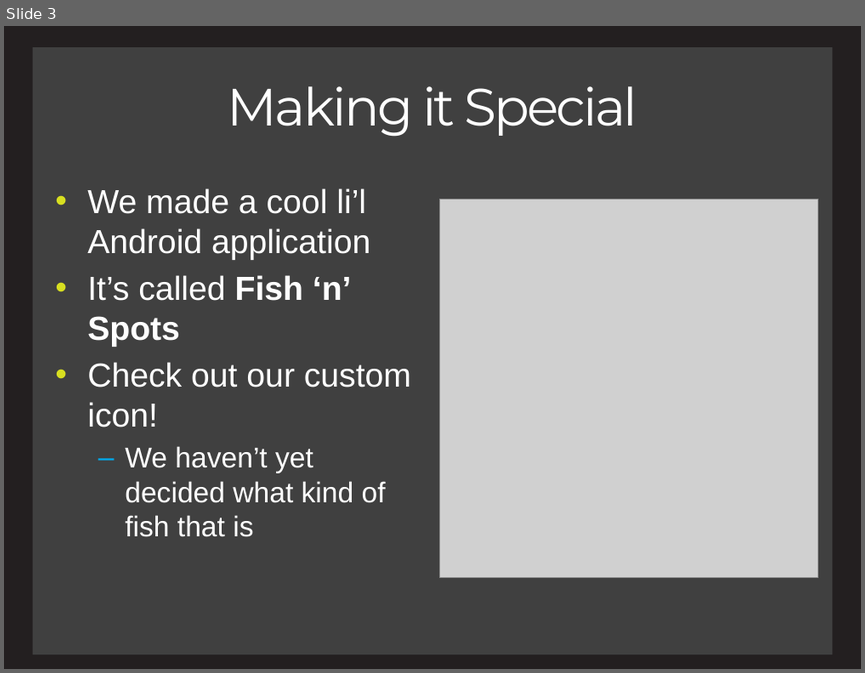
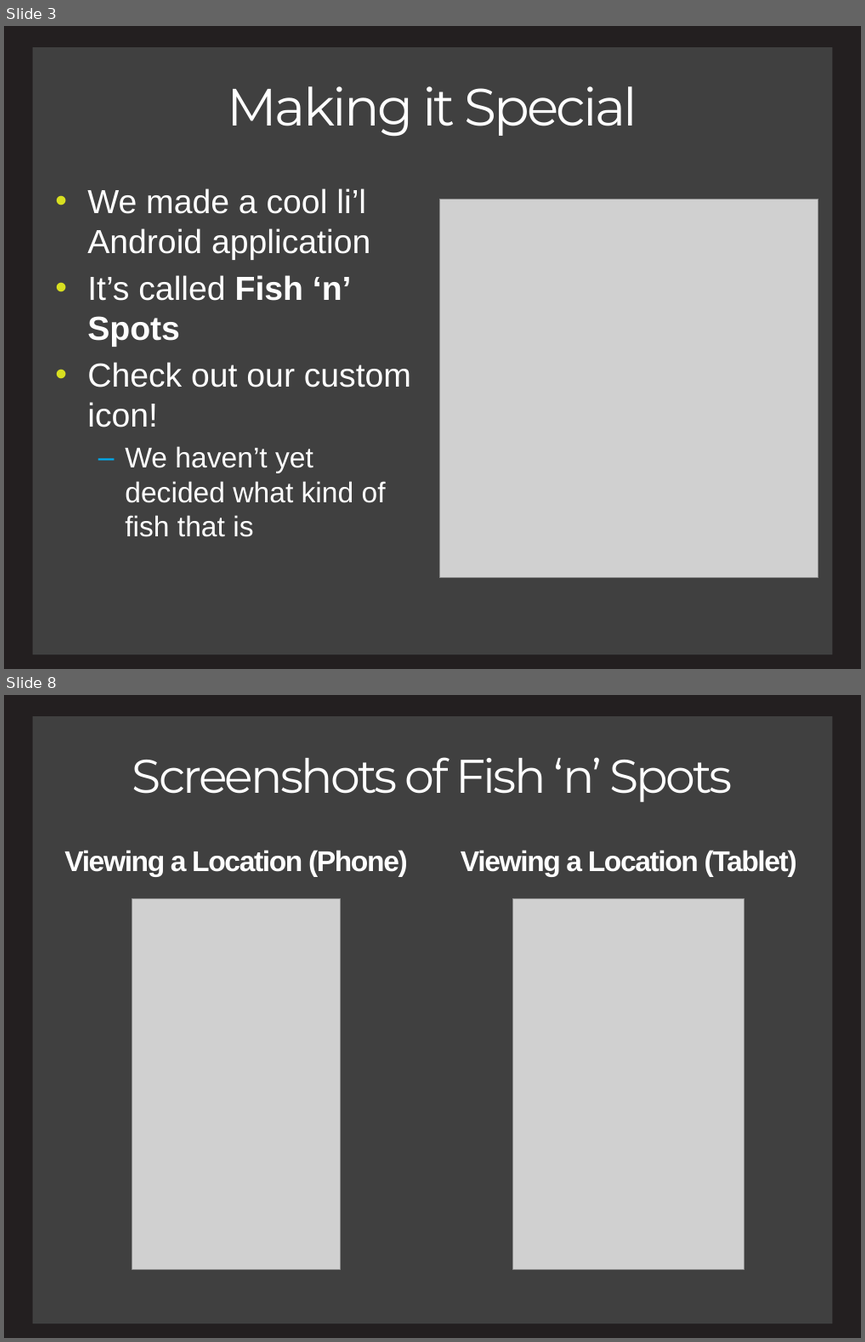
Before and after one commit to charlesmadere/FishnStore, a slide deck: documents/Presentation.pptx. Shown one above the other, each under a label of ours: slide 3 before the commit, slides 3 and 8 after it; the slides between them are not shown. The pictures are 865x673 and 865x1342 pixels, drawn with LibreOffice and Linux fonts; fonts in the diff are those of the drawing; grey boxes stand for pictures. Boxes give left, top, right and bottom in pixels: in the first picture for what was removed or moved away, otherwise in the second. Text is boxed around its words. In the diff, an @@ line names an element or a change of style, - is before the commit and + after.

Commit message:
Fish 'n' Spots section of PowerPoint finished

```diff
--- a/documents/Presentation.pptx
+++ b/documents/Presentation.pptx
@@ slide 8 added at box(4, 695, 861, 1338), background #231F20; not listed: 1 template element that a slide beside it also shows @@
@@ title added at box(132, 757, 732, 802), 39.6 pt, text #FFFFFF @@
+Screenshots of Fish ‘n’ Spots
@@ text added at box(64, 850, 408, 877), 24 pt, text #FFFFFF, bold @@
+Viewing a Location (Phone)
@@ text added at box(460, 850, 797, 877), 24 pt, text #FFFFFF, bold @@
+Viewing a Location (Tablet)
@@ picture added at box(132, 899, 340, 1269) @@
@@ picture added at box(513, 899, 744, 1269) @@
```
Also in this commit, not shown: 4 slides changed, 1 other slide added.
